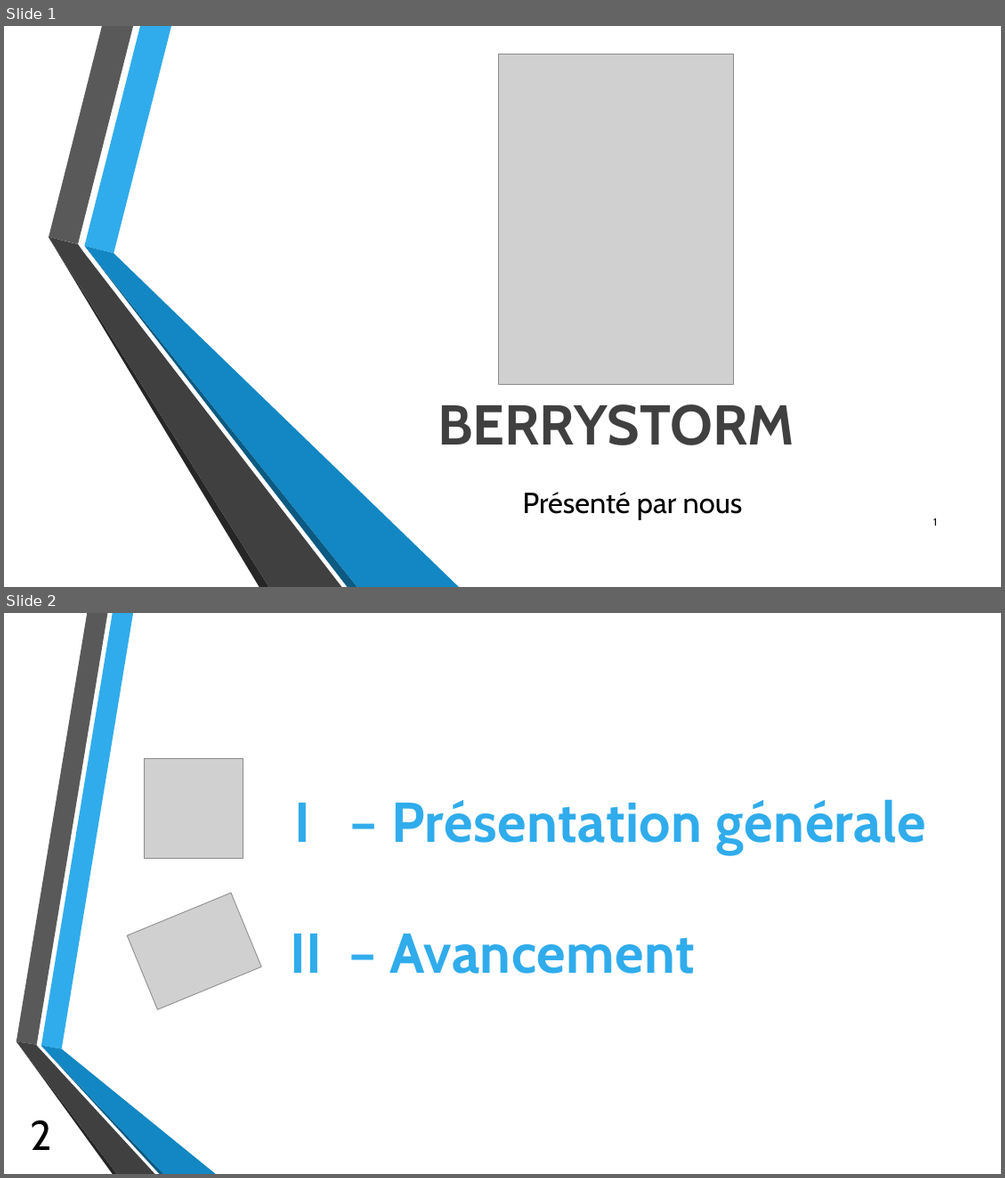
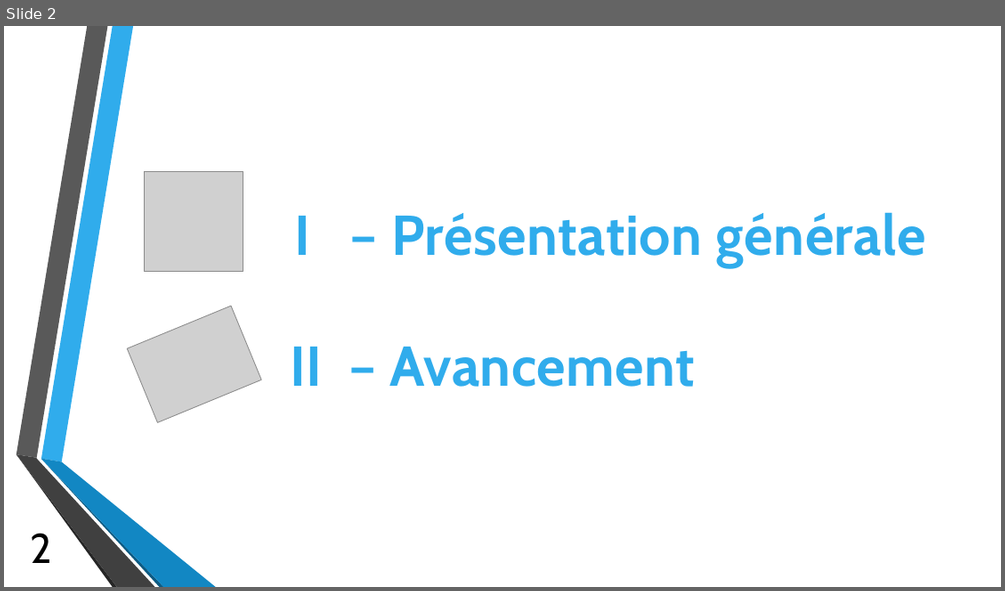
Before and after one commit to cbourree/CFM---Mindstorms, a slide deck: Diapo/Présentaion1.pptx. Shown one above the other, each under a label of ours: slides 1 and 2 before the commit, slide 2 after it. The pictures are 1005x1178 and 1005x591 pixels, drawn with LibreOffice and Linux fonts; fonts in the diff are those of the drawing; grey boxes stand for pictures; background and template pictures are left out. Boxes give left, top, right and bottom in pixels: in the first picture for what was removed or moved away, otherwise in the second. Text is boxed around its words. In the diff, an @@ line names an element or a change of style, - is before the commit and + after.

```diff
--- a/Diapo/Présentaion1.pptx
+++ b/Diapo/Présentaion1.pptx
@@ slide 1 removed at [4,26,1001,587], background picture (left out) @@
@@ picture removed at [498,54,734,385] @@
@@ group removed at [48,26,460,587]: 6 freeform shapes @@
@@ text removed at [437,404,794,445] @@
-BERRYSTORM
@@ text removed at [523,491,743,520] @@
-Présenté par nous
@@ page number removed at [933,517,937,525] @@
-1
```
Also in this commit, not shown: 8 slides added, 14 other files.
